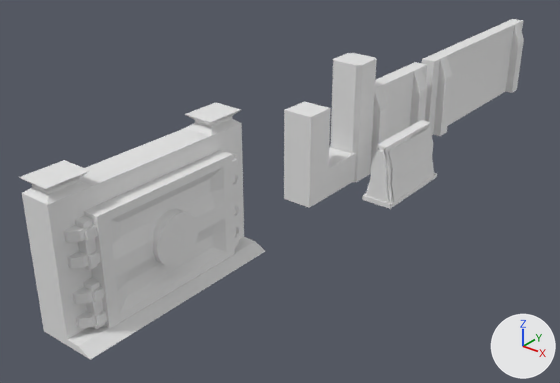
The Blender file Jacob Blender/Jacob_Envirronment.blend: old version first, new version second.
Both versions are drawn from a 50 mm lens placed at (26.6, -40.9, 22.0), pointed at (-1.2, -6.2, 0.6). Lighting does not change. The marker at lower right points along +X, +Y and +Z.

Before the edit, the objects in view are built like this:
```python
ob_cube_001 = bpy.data.objects.new('Cube.001', me_cube_014)
ob_cube_001.location = (0.0, -5.0, 5.0)
ob_door_001 = bpy.data.objects.new('Door.001', me_cube_042)
ob_door_001.parent = ob_door_frame_type_3
ob_door_001.location = (0.715, 0.0195, -0.567)
ob_door_frame_type_3 = bpy.data.objects.new('Door Frame Type 3', me_cube_037)
ob_door_frame_type_3.location = (0.64, -18.02, 3.88)
ob_door_lock_3 = bpy.data.objects.new('Door Lock 3', me_cube_040)
ob_door_lock_3.parent = ob_door_frame_type_3
ob_door_lock_3.location = (0.271, -5.2, -2.228)
ob_level_2_pillar = bpy.data.objects.new('Level_2_Pillar', me_cube_023)
ob_level_2_pillar.location = (0.0, 0.0, 0.0)
ob_level_2_wall_default_4x3x1 = bpy.data.objects.new('Level_2_Wall_Default_4x3x1', me_cube_001)
ob_level_2_wall_default_4x3x1.location = (0.0, 0.0, 0.0)
ob_level_2_wall_default_8x3x1 = bpy.data.objects.new('Level_2_Wall_Default_8x3x1', me_cube_030)
ob_level_2_wall_default_8x3x1.location = (0.0, 9.0, 0.0)
ob_traincart_panel = bpy.data.objects.new('TrainCart Panel', me_cube_021)
ob_traincart_panel.parent = ob_traincart_frame
ob_traincart_panel.location = (4.0, -2.826, 1.956)
ob_traincart_panel.rotation_euler = (0.0, 0.0, -1.571)  # degrees (0, 0, -90)
ob_traincart_sidepanel = bpy.data.objects.new('TrainCart SidePanel', me_cube_017)
ob_traincart_sidepanel.parent = ob_traincart_frame
ob_traincart_sidepanel.location = (4.687, 0.0297, 1.966)
ob_traincart_sidepanel.rotation_euler = (0.0, 0.0, -1.571)  # degrees (0, 0, -90)
# also in view: 'Door Lock 1' at (1.0, -23.0, 4.9); 'TrainCart Frame' at (4.0, 0.0, 1.9)
```
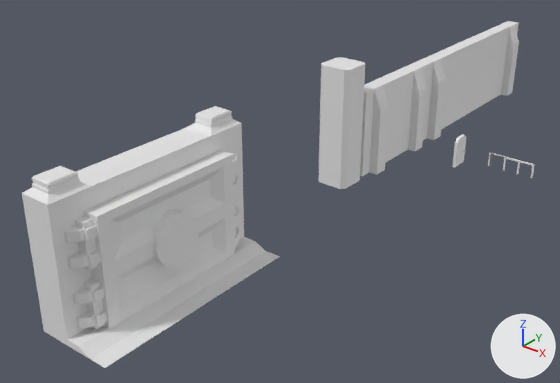
Boxes (x1, y1, x2, y2) around the edits, measured in the pictures (560 x 383 px):
'Door Frame Type 3', reshaped
    before: (19, 102, 265, 360)
    after: (22, 106, 279, 368)
'Level_2_Wall_Default_8x3x1', reshaped, moved
    before: (422, 19, 524, 136)
    after: (417, 21, 519, 140)
'Level_2_Pillar', reshaped, moved
    before: (330, 53, 377, 182)
    after: (318, 57, 365, 189)
'Cube.001', hidden
    before: (284, 101, 356, 208)
'TrainCart SidePanel', hidden
    before: (389, 128, 433, 201)
'TrainCart Frame', hidden
    before: (362, 120, 437, 209)
'TrainCart Panel', hidden
    before: (366, 150, 389, 203)
'Human Sized Door', added
    after: (452, 134, 466, 167)
'Long Railing', added
    after: (489, 153, 535, 178)
'Railing Debris', added
    after: (488, 153, 491, 166)
'Short Railing', added
    after: (490, 154, 496, 164)
part 1 of me_cube_001, added
    after: (360, 62, 427, 176)
part 2 of me_cube_023, added
    after: (318, 57, 365, 189)
part 3 of me_cube_030, added
    after: (417, 21, 519, 140)
part 4 of me_cube_042, built on
    before: (85, 212, 136, 326)
    after: (85, 199, 136, 326)

The change, as a list of edits to the scene's bpy script:
```text
Change me_cube_001:
    remove me_cube_001.from_pydata(...)  # 60 vertices, 60 faces; spans x 0.0..1.6, y 0.0..8.0, z -0.01..5.94
    add me_cube_001.from_pydata(...)  # 340 vertices, 340 faces; spans x 0.0..1.6, y 0.0..8.0, z -0.01..5.94
    me_cube_001 part 1: 280 vertices added at x 0.0..1.6, y 0.0..8.0, z -0.01..5.94
Change me_cube_023:
    remove me_cube_023.from_pydata(...)  # 48 vertices, 43 faces; spans x -1.11..1.11, y -1.11..1.11, z -0.1..7.99
    add me_cube_023.from_pydata(...)  # 368 vertices, 355 faces; spans x -1.11..1.11, y -1.11..1.11, z -0.1..7.99
    me_cube_023 part 2: 320 vertices added at x -1.11..1.11, y -1.11..1.11, z -0.1..7.99
Change me_cube_030:
    remove me_cube_030.from_pydata(...)  # 60 vertices, 60 faces; spans x 0.0..1.6, y 0.0..16.0, z 0.0..5.9
    add me_cube_030.from_pydata(...)  # 340 vertices, 340 faces; spans x 0.0..1.6, y 0.0..16.0, z 0.0..5.9
    me_cube_030 part 3: 280 vertices added at x 0.0..1.6, y 0.0..16.0, z 0.0..5.9
Change me_cube_042:
    used by ob_door_001; parent = ob_door_frame_type_3; location = (0.715, 0.0195, -0.567)
    remove me_cube_042.from_pydata(...)  # 96 vertices, 71 faces; spans x -0.65..0.52, y -4.42..4.42, z -2.96..2.97
    add me_cube_042.from_pydata(...)  # 288 vertices, 263 faces; spans x -0.65..0.52, y -4.42..4.42, z -2.96..2.97
    me_cube_042 part 4: 8 vertices moved from x -0.65..0.21, y -4.42..4.42, z -1.26..1.27 to x -0.65..0.21, y -4.42..4.42, z -2.9..2.91; 12 vertices removed from x -0.08..0.21, y -3.75..3.75, z -1.26..1.27; 156 vertices added at x -0.65..0.21, y -4.42..4.42, z -2.96..2.97
Change me_cube_037:
    remove me_cube_037.from_pydata(...)  # 244 vertices, 222 faces; spans x -1.79..1.65, y -6.17..6.21, z -3.89..4.16
    add me_cube_037.from_pydata(...)  # 1478 vertices, 1445 faces; spans x -1.78..2.65, y -6.17..6.21, z -3.89..4.17
    me_cube_037 part 5: 2 vertices moved from x 1.65, y -4.34..4.38, z -3.89 to x 0.86, y -4.34..4.38, z -3.51; 30 vertices removed from x -1.79..1.65, y -6.17..6.21, z -3.89..4.16; 1264 vertices added at x -1.78..2.65, y -6.17..6.21, z -3.89..4.17
Change ob_cube_001:
    add ob_cube_001.hide_set(True)
Change ob_level_2_pillar:
    ob_level_2_pillar.location: (0.0, 0.0, 0.0) -> (0.0, -1.3, 0.0)
Change ob_traincart_sidepanel:
    add ob_traincart_sidepanel.hide_set(True)
Change ob_traincart_panel:
    add ob_traincart_panel.hide_set(True)
Change ob_traincart_frame:
    add ob_traincart_frame.hide_set(True)
Change ob_level_2_wall_default_8x3x1:
    ob_level_2_wall_default_8x3x1.location: (0.0, 9.0, 0.0) -> (0.0, 8.0, 0.0)
Change ob_traincart_sidepanel_001:
    add ob_traincart_sidepanel_001.hide_set(True)
Add ob_railing_debris:
    ob_railing_debris = bpy.data.objects.new('Railing Debris', me_cube_019)  # 56 vertices, 54 faces; spans x -0.05..0.05, y -0.05..0.05, z -0.05..0.95; in mat_tilesetconstruct_001 (its picture is missing)
    ob_railing_debris.location = (6.95, 6.95, 0.05)
Add ob_short_railing:
    ob_short_railing = bpy.data.objects.new('Short Railing', me_cube_018)  # 92 vertices, 86 faces; spans x -0.05..0.951, y -0.05..0.05, z -0.05..0.95; in mat_tilesetconstruct_001 (its picture is missing)
    ob_short_railing.location = (7.05, 6.95, 0.05)
Add ob_long_railing:
    ob_long_railing = bpy.data.objects.new('Long Railing', me_cube_015)  # 284 vertices, 282 faces; spans x -0.05..3.05, y -0.05..0.05, z -0.05..0.95; in mat_tilesetconstruct_001 (its picture is missing)
    ob_long_railing.location = (7.05, 6.95, 0.05)
Add ob_human_sized_door:
    ob_human_sized_door = bpy.data.objects.new('Human Sized Door', me_cube)  # 110 vertices, 103 faces; spans x 0.0..0.28, y -0.7..0.63, z 0.0..2.1; in mat_tilesetconstruct_001 (its picture is missing)
    ob_human_sized_door.location = (5.0, 6.0, 0.0)
```
